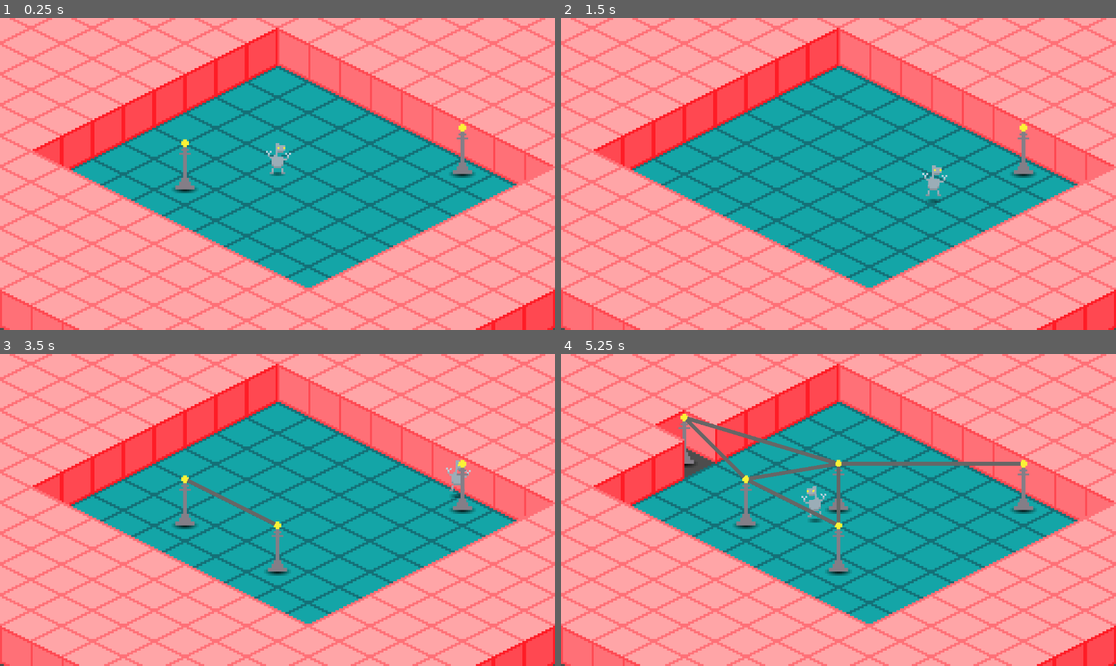
Above: before the commit, frames 1-4 (two rows, left to right).
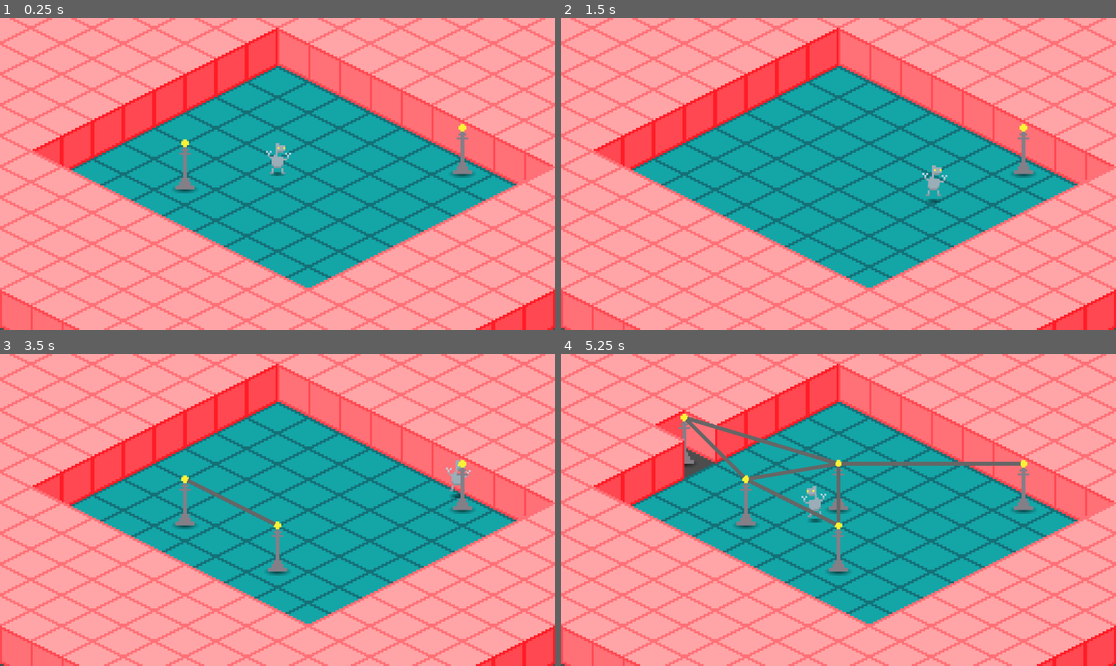
Above: after the commit, the same moments.

Repository: WesleyClements/bigmode-2025-game-jam
Game: Godot game, scene res://main.tscn
The game is run twice, just before and just after one commit, with the same random seed, the same clock (stepped at 60 frames per second) and the same inputs.
Inputs (mouse positions are in pixels of both pictures, inside the frame that each line leads up to):
- Up to frame 1 (0.25 s): no input
- Up to frame 2 (1.5 s): tap Enter at 0.5 s; move the mouse to (960, 158) at 0.52 s; hold D (move_right) 0.53-1.28 s; click (960, 158) at 0.6 s; right-click (960, 158) at 0.8 s; move the mouse to (727, 189) at 1.27 s; hold S (move_down) from 1.28 s (still down); right-click (727, 189) at 1.35 s
- Up to frame 3 (3.5 s): click (166, 525) at 1.55 s; move the mouse to (333, 441) at 2.02 s; release S (move_down) at 2.03 s; hold D (move_right) 2.03-2.78 s; click (333, 441) at 2.1 s; right-click (333, 441) at 2.3 s; tap Space at 2.75 s; move the mouse to (249, 572) at 2.77 s; hold W (move_up) from 2.78 s (still down); right-click (249, 572) at 2.85 s; click (249, 572) at 3.05 s
- Up to frame 4 (5.25 s): move the mouse to (1005, 556) at 3.52 s; release W (move_up) at 3.53 s; hold A (move_left) 3.53-5.03 s; click (1005, 556) at 3.6 s; right-click (1005, 556) at 3.8 s; move the mouse to (672, 463) at 4.27 s; right-click (672, 463) at 4.35 s; click (672, 463) at 4.55 s; move the mouse to (866, 510) at 5.02 s; hold S (move_down) from 5.03 s (still down); click (866, 510) at 5.1 s

The runs differ from the first frame. In frame 1, less than 0.1% of the frame differs, in the area x 31-85%, y 50-56%; in frame 2, less than 0.1%; in frame 3, less than 0.1%; in frame 4, less than 0.1%, in the area x 31-85%, y 50-71%.

Commit message:
attempted to limit pole connections and standardized shadow gradient

Diff:
--- a/project.godot
+++ b/project.godot
@@ -44,12 +44,12 @@
 , Object(InputEventJoypadMotion,"resource_local_to_scene":false,"resource_name":"","device":-1,"axis":0,"axis_value":-1.0,"script":null)
 ]
 }
-mb_left={
+place_block={
 "deadzone": 0.5,
 "events": [Object(InputEventMouseButton,"resource_local_to_scene":false,"resource_name":"","device":-1,"window_id":0,"a …(253 unchanged characters)…
 ]
 }
-mb_right={
+remove_block={
 "deadzone": 0.5,
 "events": [Object(InputEventMouseButton,"resource_local_to_scene":false,"resource_name":"","device":-1,"window_id":0,"a …(253 unchanged characters)…
 ]
--- /dev/null
+++ b/resources/shadow_gradient.Gradient.tres
@@ -0,0 +1,4 @@
+[gd_resource type="Gradient" format=3 uid="uid://dgn4q6wqo5ctv"]
+
+[resource]
+colors = PackedColorArray(0, 0, 0, 0.654902, 0, 0, 0, 0)
--- a/scenes/player.tscn
+++ b/scenes/player.tscn
@@ -1,13 +1,11 @@
-[gd_scene load_steps=18 format=3 uid="uid://t5swrc5qv61o"]
+[gd_scene load_steps=18 format=3 uid="uid://cj8ksno35aduj"]
 
 [ext_resource type="Script" path="res://scenes/player.gd" id="1_fexe0"]
 [ext_resource type="Texture2D" uid="uid://dsj2s2nybm52e" path="res://assets/sprites/player.png" id="2_cyxtv"]
-
-[sub_resource type="Gradient" id="Gradient_odlfw"]
-colors = PackedColorArray(0, 0, 0, 0.627451, 0, 0, 0, 0)
+[ext_resource type="Gradient" uid="uid://dgn4q6wqo5ctv" path="res://resources/shadow_gradient.Gradient.tres" id="2_itq32"]
 
 [sub_resource type="GradientTexture2D" id="GradientTexture2D_h40h1"]
-gradient = SubResource("Gradient_odlfw")
+gradient = ExtResource("2_itq32")
 width = 10
 height = 4
 fill = 1
--- a/scenes/power_pole.gd
+++ b/scenes/power_pole.gd
@@ -21,6 +21,8 @@
 
 var attached_machines: Dictionary = {}
 
+var _updated_wires: bool = false
+
 @onready var attachment_point: Marker2D = $AttachmentPoint
 @onready var wires: Node2D = $Wires
 
@@ -31,7 +33,11 @@
 
 func _exit_tree() -> void:
 	for machine in attached_machines.keys():
-		disconnect_machine(machine)
+		assert(not machine == null)
+		machine.disconnect_machine(self)
+
+func _process(_delta: float) -> void:
+	_updated_wires = false
 
 func get_attachment_point() -> Marker2D:
 	return attachment_point
@@ -39,65 +45,63 @@
 func set_powered(value: bool) -> void:
 	if value == powered:
 		return
+	# TODO fix power propagation
 	powered = value
-	update_wires()
+	update_wires.call_deferred()
 	for machine in attached_machines.keys():
 		assert(not machine == null)
 		assert(machine.has_method(&"set_powered"))
-		# TODO fix power propagation
 		machine.set_powered(powered)
 
 func connect_machine(machine: Node) -> bool:
+	assert(not machine == null)
 	assert(machine.is_in_group(&"machines"))
 	assert(machine.has_method(&"get_attachment_point"))
 	if attached_machines.has(machine):
 		return false
 
 	if not machine is PowerPole:
-		var connection := MachineConnection.new()
-		connection.type = ConnectionType.MACHINE
-		connection.attachment_point = machine.get_attachment_point()
-		attached_machines[machine] = connection
+		attached_machines[machine] = MachineConnection.create(ConnectionType.MACHINE, machine.get_attachment_point())
 		update_wires.call_deferred()
 		return true
 
-	var pole_count := 0
+	# TODO fix pole connection limit
+	# var pole_count := 0
 
-	for connection in attached_machines.values():
-		if connection.type == ConnectionType.POLE:
-			pole_count += 1
+	# for connection in attached_machines.values():
+	# 	if connection.type == ConnectionType.POLE:
+	# 		pole_count += 1
 
-	if pole_count > pole_connection_limit:
-		var min_distance: float = machine.get_attachment_point().global_position.distance_to(attachment_point.global_position)
-		var closest_pole: PowerPole = machine
-		for other_machine in attached_machines.keys():
-			assert(not machine == null)
-			if not other_machine is PowerPole:
-				continue
-			var distance: float = machine.get_attachment_point().global_position.distance_to(other_machine.get_attachment_point().global_position)
-			if distance < min_distance:
-				min_distance = distance
-				closest_pole = other_machine as PowerPole
-		if closest_pole == machine:
-			return false
-		closest_pole.disconnect_machine(machine)
+	# if pole_count > pole_connection_limit:
+	# 	var min_distance: float = machine.get_attachment_point().global_position.distance_to(attachment_point.global_position)
+	# 	var closest_pole: PowerPole = machine
+	# 	for other_machine in attached_machines.keys():
+	# 		assert(not machine == null)
+	# 		if not other_machine is PowerPole:
+	# 			continue
+	# 		var distance: float = machine.get_attachment_point().global_position.distance_to(other_machine.get_attachment_point().global_position)
+	# 		if distance < min_distance:
+	# 			min_distance = distance
+	# 			closest_pole = other_machine as PowerPole
+	# 	if closest_pole == machine:
+	# 		return false
+	# 	disconnect_machine(closest_pole)
 
-	var connection := MachineConnection.new()
-	connection.type = ConnectionType.POLE
-	connection.attachment_point = machine.get_attachment_point()
-	attached_machines[machine] = connection
+	attached_machines[machine] = MachineConnection.create(ConnectionType.POLE, machine.get_attachment_point())
+
+	if machine.connect_machine(self):
+		return false;
 
 	if (powered == machine.powered and id < machine.id):
 		update_wires.call_deferred()
-		return true
-	if powered and not machine.powered:
+	elif powered and not machine.powered:
 		update_wires.call_deferred()
-		return true
 
-	return not machine.connect_machine(self)
+	return true
 
 
 func disconnect_machine(machine: Node) -> void:
+	assert(not machine == null)
 	var connection: MachineConnection = attached_machines.get(machine)
 	attached_machines.erase(machine)
 	if connection == null:
@@ -107,6 +111,10 @@
 	update_wires.call_deferred()
 
 func update_wires() -> void:
+	if _updated_wires:
+		return
+	_updated_wires = true
+
 	# TODO update wires instead of recreating them
 	for wire in wires.get_children():
 		wires.remove_child(wire)
@@ -138,7 +146,8 @@
 	var type: ConnectionType
 	var attachment_point: Marker2D
 
-	static func create(_attachment_point: Marker2D) -> MachineConnection:
+	static func create(_type: ConnectionType, _attachment_point: Marker2D) -> MachineConnection:
 		var connection := MachineConnection.new()
+		connection.type = _type
 		connection.attachment_point = _attachment_point
 		return connection
--- a/scenes/power_pole.tscn
+++ b/scenes/power_pole.tscn
@@ -3,12 +3,10 @@
 [ext_resource type="Script" path="res://scenes/power_pole.gd" id="1_213qv"]
 [ext_resource type="Texture2D" uid="uid://bc84nblp227ia" path="res://assets/sprites/power_pole.png" id="1_xfd3o"]
 [ext_resource type="PackedScene" uid="uid://c7nx4xr0tlq18" path="res://scenes/wire.tscn" id="2_g03d0"]
-
-[sub_resource type="Gradient" id="Gradient_3665m"]
-colors = PackedColorArray(0, 0, 0, 1, 0, 0, 0, 0)
+[ext_resource type="Gradient" uid="uid://dgn4q6wqo5ctv" path="res://resources/shadow_gradient.Gradient.tres" id="3_vfbas"]
 
 [sub_resource type="GradientTexture2D" id="GradientTexture2D_exbia"]
-gradient = SubResource("Gradient_3665m")
+gradient = ExtResource("3_vfbas")
 width = 16
 height = 6
 fill = 1
--- a/scenes/wire.tscn
+++ b/scenes/wire.tscn
@@ -3,3 +3,4 @@
 [node name="Wire" type="Line2D"]
 y_sort_enabled = true
 width = 2.0
+antialiased = true
--- a/scripts/digging.gd
+++ b/scripts/digging.gd
@@ -2,7 +2,7 @@
 
 func _physics_process(_delta: float) -> void:
 	var tile := local_to_map(to_local(get_global_mouse_position()))
-	if (Input.is_action_just_pressed(&"mb_left")):
+	if (Input.is_action_just_pressed(&"place_block")):
 		set_cell(tile, 1, Vector2(0, 0), 1)
-	if (Input.is_action_just_pressed(&"mb_right")):
+	if (Input.is_action_just_pressed(&"remove_block")):
 		erase_cell(tile)
